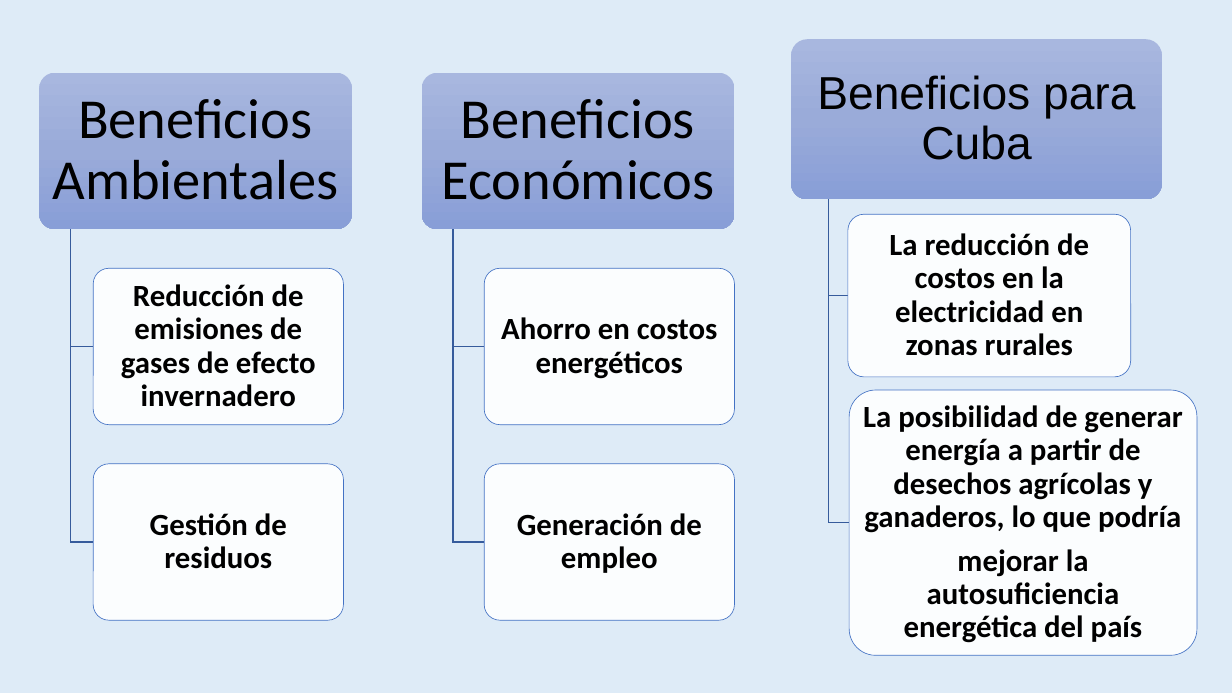
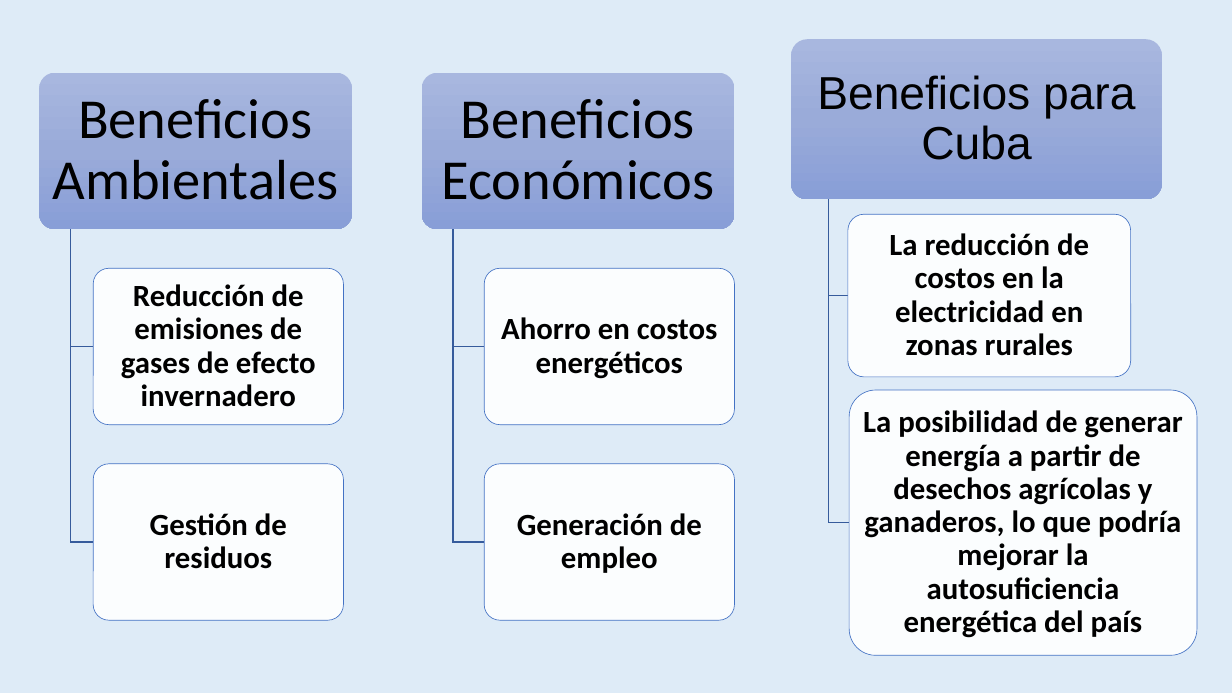
Before and after one commit to amypadron/prower_tesis, a slide deck: slide 54 of Digestión anaerobía.Original.pptx. Drawn at 1232x693 pixels with LibreOffice and Linux fonts; fonts in the diff are those of the drawing. Boxes give left, top, right and bottom in pixels: in the first picture for what was removed or moved away, otherwise in the second. Text is boxed around its words. In the diff, an @@ line names an element or a change of style, - is before the commit and + after.

```diff
--- a/Digestión anaerobía.Original.pptx
+++ b/Digestión anaerobía.Original.pptx
@@ text at box(863, 410, 1182, 638): text changed @@
-La posibilidad de generar energía a partir de desechos agrícolas y ganaderos, lo que podría
-mejorar la autosuficiencia energética del país
+La posibilidad de generar energía a partir de desechos agrícolas y ganaderos, lo que podría mejorar la autosuficiencia energética del país
```
Also in this commit, not shown: 10 other slides changed.
